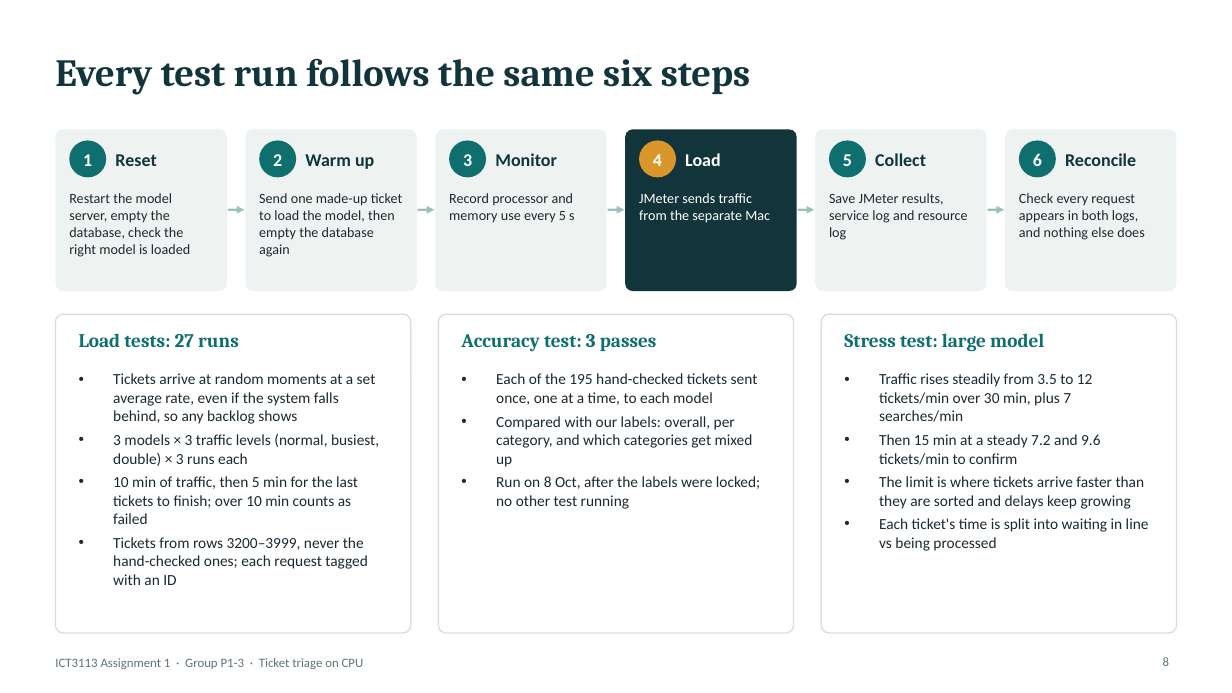
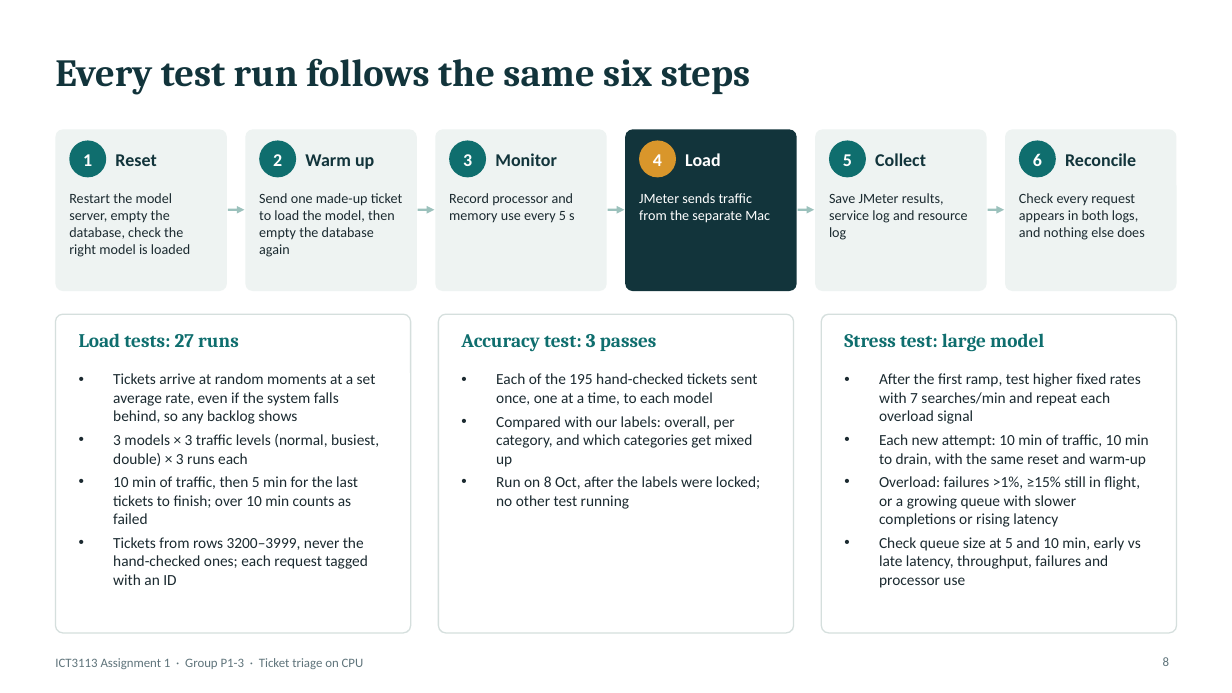
Before and after one commit to asdafsafas/ICT3113_A1_P1-3, a slide deck: slide 8 of slides/Group03.pptx. Drawn at 1232x693 pixels with LibreOffice and Linux fonts; fonts in the diff are those of the drawing. Boxes give left, top, right and bottom in pixels: in the first picture for what was removed or moved away, otherwise in the second. Text is boxed around its words. In the diff, an @@ line names an element or a change of style, - is before the commit and + after.

```diff
--- a/slides/Group03.pptx
+++ b/slides/Group03.pptx
@@ text at (879, 373, 1149, 588): text changed @@
-• Traffic rises steadily from 3.5 to 12 tickets/min over 30 min, plus 7 searches/min
-• Then 15 min at a steady 7.2 and 9.6 tickets/min to confirm
-• The limit is where tickets arrive faster than they are sorted and delays keep growing
-• Each ticket's time is split into waiting in line vs being processed
+• After the first ramp, test higher fixed rates with 7 searches/min and repeat each overload signal
+• Each new attempt: 10 min of traffic, 10 min to drain, with the same reset and warm-up
+• Overload: failures >1%, ≥15% still in flight, or a growing queue with slower completions or rising latency
+• Check queue size at 5 and 10 min, early vs late latency, throughput, failures and processor use
```
Also in this commit, not shown: 3 other slides changed, 3 other files.
